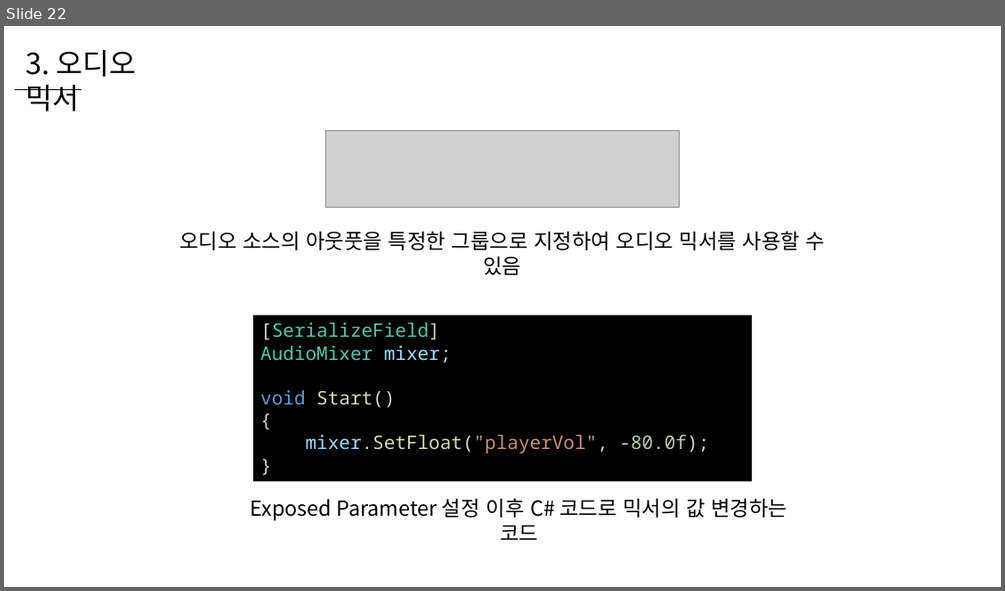
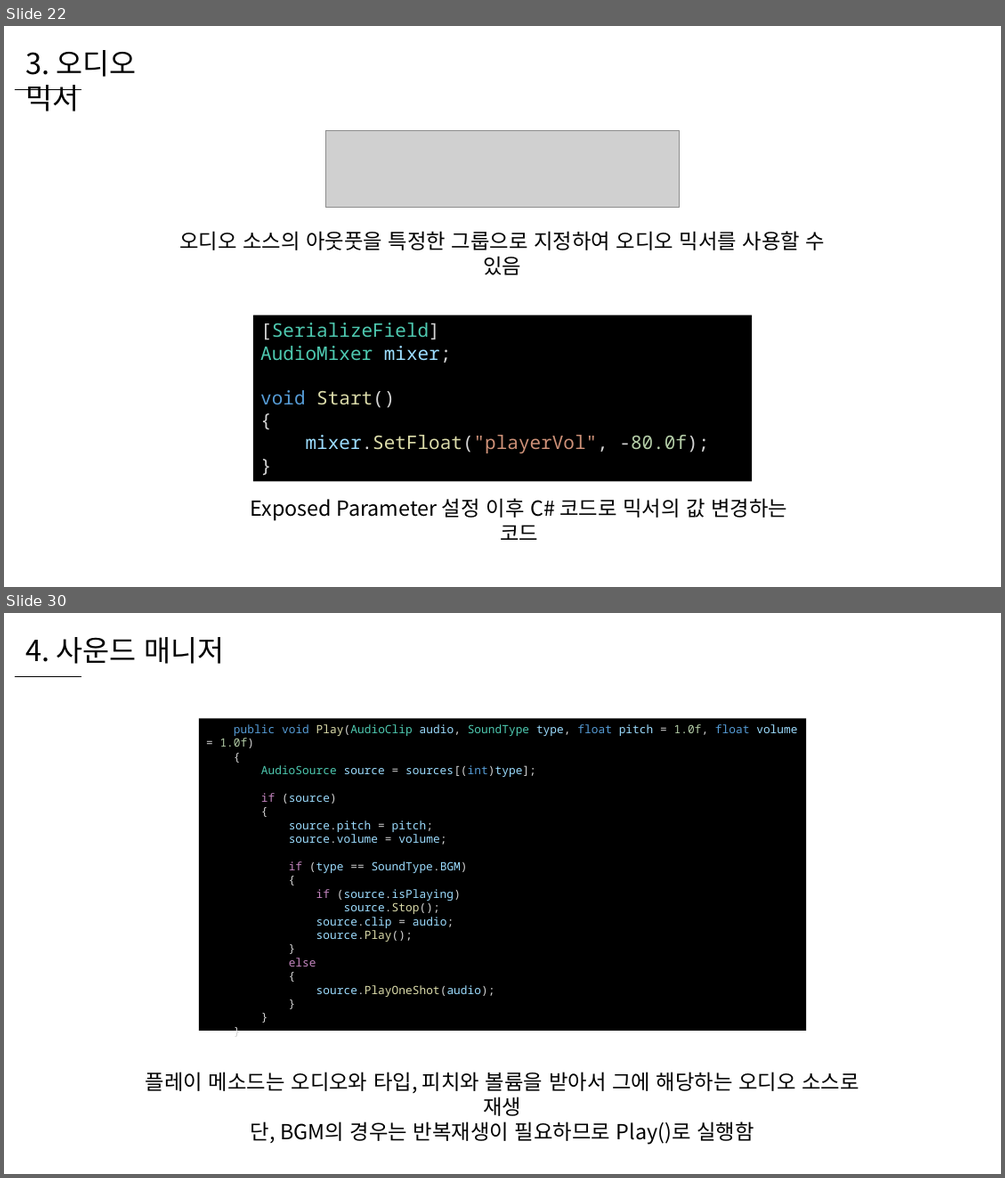
Before and after one commit to WooLyung/2022-Unity-Lecture, a slide deck: 1 - 소리.pptx. Shown one above the other, each under a label of ours: slide 22 before the commit, slides 22 and 30 after it; the slides between them are not shown. The pictures are 1005x591 and 1005x1178 pixels, drawn with LibreOffice and Linux fonts; fonts in the diff are those of the drawing; grey boxes stand for pictures. Boxes give left, top, right and bottom in pixels: in the first picture for what was removed or moved away, otherwise in the second. Text is boxed around its words. In the diff, an @@ line names an element or a change of style, - is before the commit and + after.

Commit message:
add 1 - sound ppt

```diff
--- a/1 - 소리.pptx
+++ b/1 - 소리.pptx
@@ slide 30 added at (4,613,1001,1174), background #FFFFFF @@
@@ text added at (25,637,225,664), 28 pt, text #000000 @@
+4. 사운드 매니저
@@ line added from (15, 676) to (81, 676), #000000 0.5 pt @@
@@ rectangle added at (199,718,807,1030), fill #000000, 11 pt, text #9CDCFE @@
+public void Play(AudioClip audio, SoundType type, float pitch = 1.0f, float volume = 1.0f)
+{
+AudioSource source = sources[(int)type];
+if (source)
+{
+source.pitch = pitch;
+source.volume = volume;
+if (type == SoundType.BGM)
+{
+if (source.isPlaying)
+source.Stop();
+source.clip = audio;
+source.Play();
+}
+else
+{
+source.PlayOneShot(audio);
+}
+}
+}
@@ text added at (146,1071,858,1144), 20 pt, text #000000 @@
+플레이 메소드는 오디오와 타입, 피치와 볼륨을 받아서 그에 해당하는 오디오 소스로 재생
+단, BGM의 경우는 반복재생이 필요하므로 Play()로 실행함
```
Also in this commit, not shown: 3 slides changed, 6 other slides added, 8 other files.
